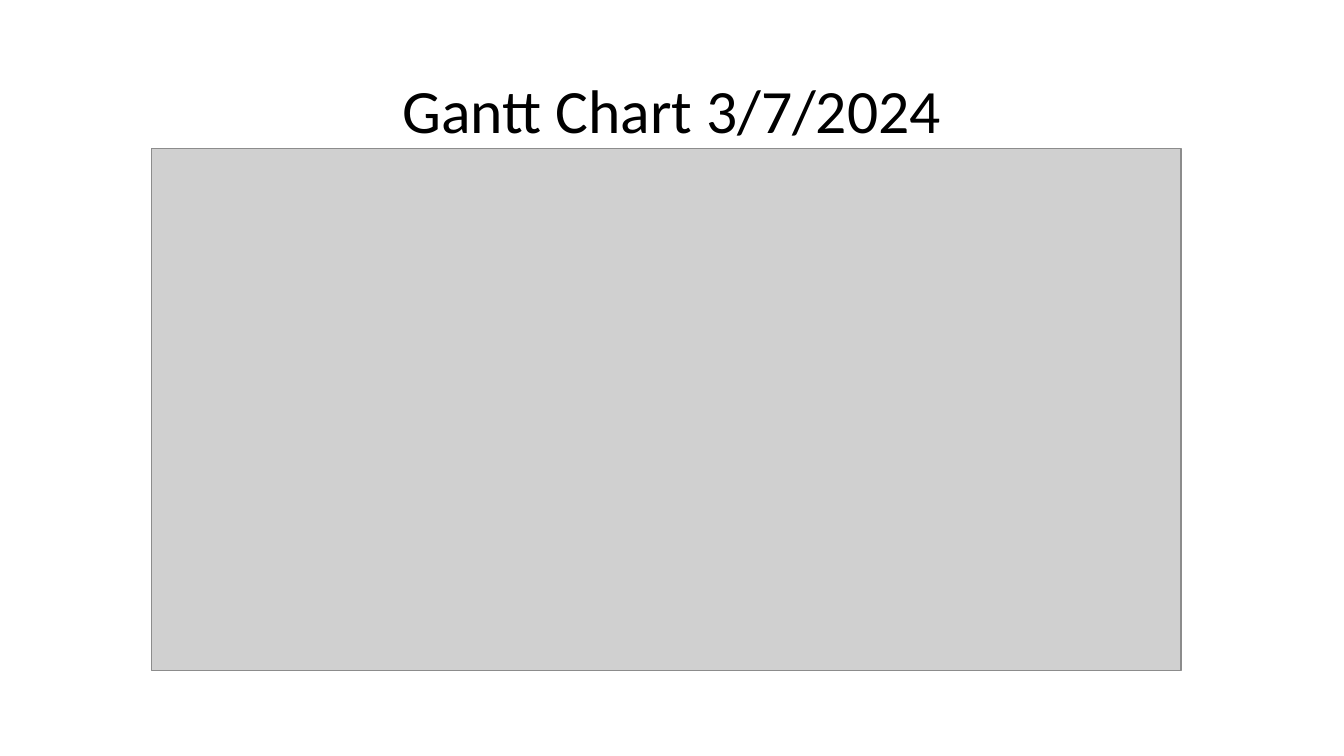
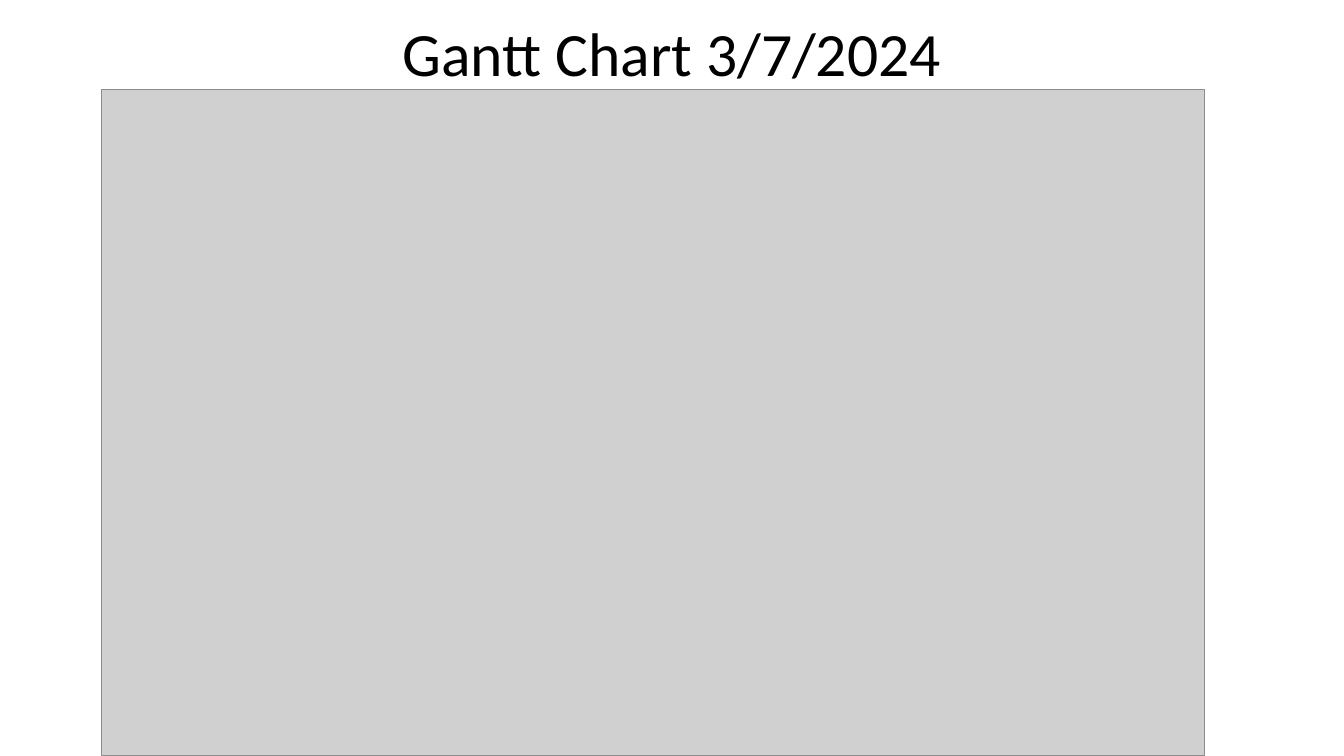
Before and after one commit to DustinPhan/491_SharkToothSoftware, a slide deck: slide 6 of Archive/Status Reports/SharkToothSoftware Status Report 03-07-2024.pptx (slide 5 before the commit). Drawn at 1344x756 pixels with LibreOffice and Linux fonts; fonts in the diff are those of the drawing; grey boxes stand for pictures. Boxes give left, top, right and bottom in pixels: in the first picture for what was removed or moved away, otherwise in the second. Text is boxed around its words. In the diff, an @@ line names an element or a change of style, - is before the commit and + after.

```diff
--- a/Archive/Status Reports/SharkToothSoftware Status Report 03-07-2024.pptx
+++ b/Archive/Status Reports/SharkToothSoftware Status Report 03-07-2024.pptx
@@ title "Gantt Chart 3/7/2024" rewrapped from bbox=[402, 90, 941, 136] to bbox=[402, 33, 941, 91] @@
@@ picture: place and size @@
-picture at bbox=[151, 148, 1181, 671]
+picture at bbox=[102, 90, 1205, 756]
```
Also in this commit, not shown: 3 other slides changed, 2 slides added, 1 slide removed, 16 other files.
